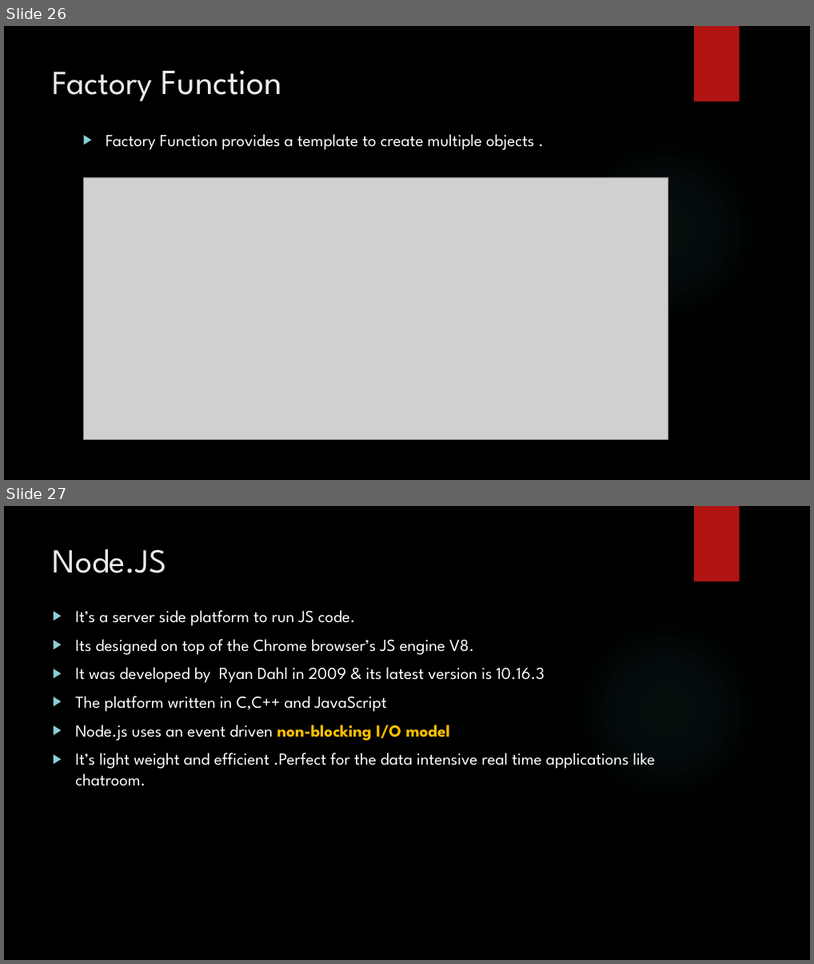
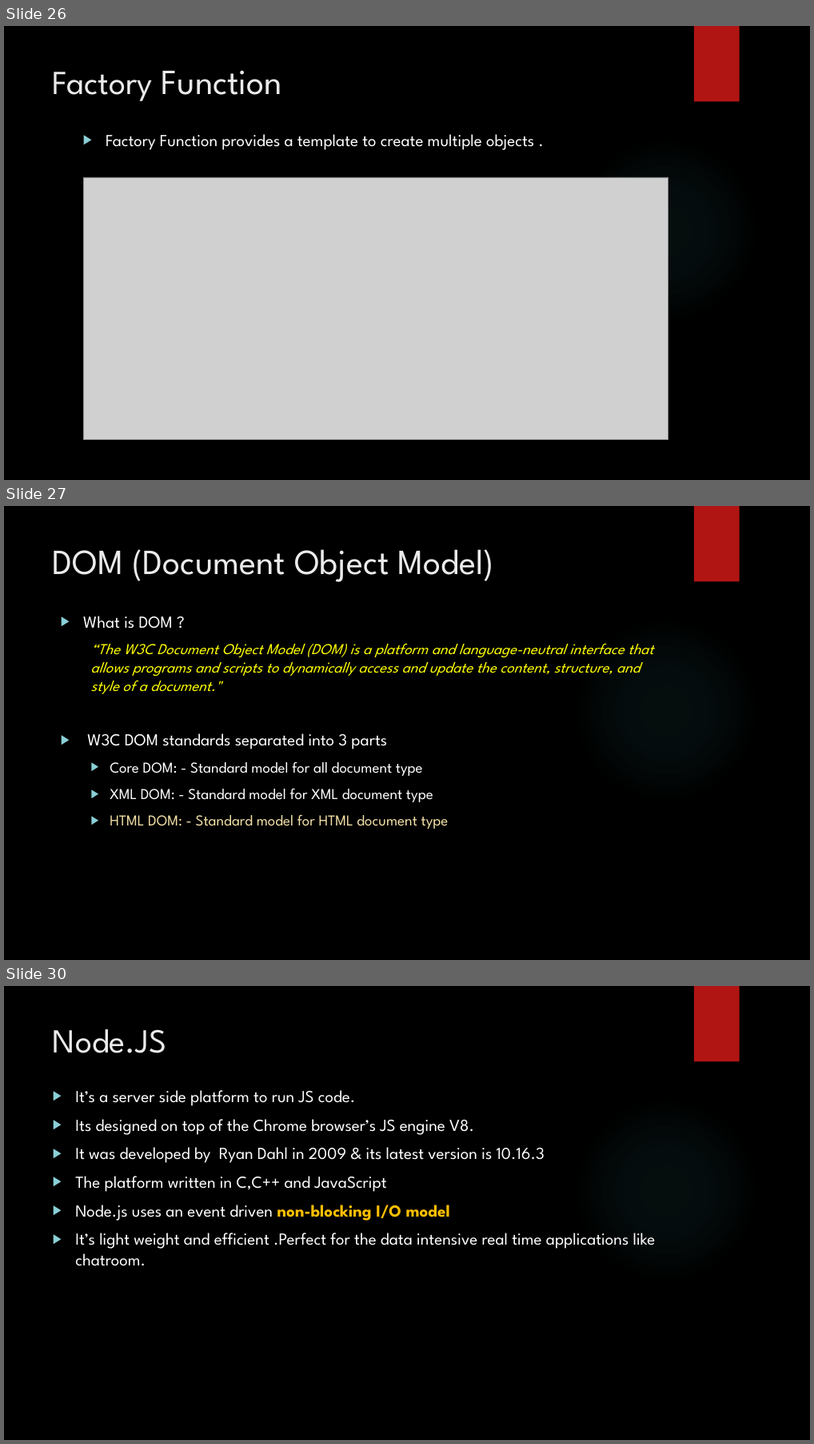
Before and after one commit to git-chinmay/my-JavaScript, a slide deck: JAVASCRPT.pptx. Shown one above the other, each under a label of ours: slides 26 and 27 before the commit, slides 26, 27 and 30 after it; the slides between them are not shown. The pictures are 814x964 and 814x1444 pixels, drawn with LibreOffice and Linux fonts; fonts in the diff are those of the drawing; grey boxes stand for pictures; background and template pictures are left out. Boxes give left, top, right and bottom in pixels: in the first picture for what was removed or moved away, otherwise in the second. Text is boxed around its words. In the diff, an @@ line names an element or a change of style, - is before the commit and + after.

```diff
--- a/JAVASCRPT.pptx
+++ b/JAVASCRPT.pptx
@@ slide 27 added at [4,506,810,960], background picture (left out); not listed: 2 template elements that a slide beside it also shows @@
@@ title added at [53,549,495,582], 42 pt, text #EBEBEB @@
+DOM (Document Object Model)
@@ text added at [83,616,654,828], 18 pt, text #FFFF00, italic @@
+▶ What is DOM ?
+  “The W3C Document Object Model (DOM) is a platform and language-neutral interface that allows programs and scripts to dynamically access and update the content, structure, and style of a document."
+▶ W3C DOM standards separated into 3 parts
+  ▶ Core DOM: - Standard model for all document type
+  ▶ XML DOM: - Standard model for XML document type
+  ▶ HTML DOM: - Standard model for HTML document type
@@ what was slide 27 is now slide 30 @@
```
Also in this commit, not shown: 2 other slides added.
